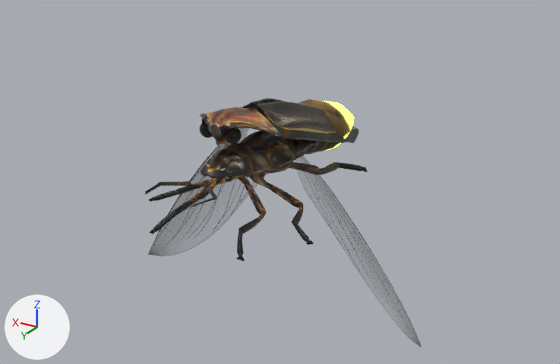
Two versions of the Blender file blender/firefly/firefly.blend, one commit apart.
One viewpoint serves both versions: a 50 mm camera at (-1.182, 1.915, 0.882) aimed at (-0.018, -0.024, -0.087). The lights are fixed; the arrows at lower left show +X, +Y and +Z. The picture after the commit comes second.

The first picture shows 'Body', 'Elytra_L', 'Eye_L', 'Eye_R', 'Head', 'Lantern', 'Legs', 'Wing_L', 'Wing_R' and 2 more.
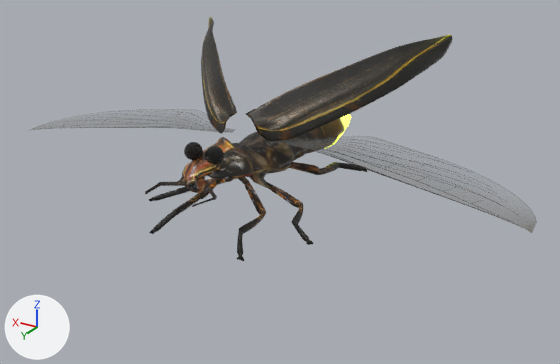
Commit message: update firefly

Not drawn themselves, but carrying or shaping drawn objects: ob_rig, ob_elytrapivot_r, ob_wingpivot_r, ob_elytrapivot_l, ob_wingpivot_l.

Where the newer file only moved an object's origin or applied its transform, the numbers keep the older frame.

What differs and where, as boxes [x1, y1, x2, y2] in the pictures (560 x 364 px):
'Elytra_L', moved, turned
    before: [256, 101, 359, 143]
    after: [246, 35, 453, 141]
'Head', reshaped
    before: [200, 107, 281, 144]
    after: [178, 137, 235, 193]
'Elytra_R', moved, turned (mostly hidden before)
    before: [242, 98, 286, 117]
    after: [201, 17, 237, 134]
'Wing_L', moved, turned
    before: [284, 139, 421, 347]
    after: [280, 136, 537, 233]
'Lantern', rescaled
    before: [299, 99, 354, 154]
    after: [318, 114, 351, 150]
'Wing_R', moved, turned
    before: [148, 128, 256, 256]
    after: [29, 109, 235, 133]
'Eye_L', moved, turned, rescaled
    before: [224, 127, 241, 144]
    after: [205, 146, 224, 165]
'Eye_R', moved, turned, rescaled
    before: [199, 124, 213, 138]
    after: [184, 142, 203, 160]
'Palp_L', moved, turned (not visible afterwards)
    before: [224, 141, 229, 149]
'Palp_R', moved, turned (not visible afterwards)
    before: [216, 141, 221, 148]

The change in detail:
me_head is used by ob_head; parent ob_rig; location (0.0, 0.0, 0.0).
me_head had 1014 vertices, 1454 faces and spanned x -0.117..0.122, y 0.178..0.367, z -0.006..0.118.
me_head now has 1014 vertices, 1454 faces and spans x -0.048..0.083, y 0.207..0.386, z -0.072..0.077.
me_head part 1: the whole mesh is multiplied about its middle by the matrix ((0.546, 0.068, 0.078), (-0.02, 0.971, 0.223), (-0.023, -0.229, 0.971)), then moved by (0.02, 0.024, -0.06).
Object 'Lantern' (ob_lantern) is rescaled from (1.0, 1.0, 1.0) to (0.821, 1.0, 0.935).
Object 'Rig' (ob_rig) moves from (0.00455, -0.00873, 0.00624) to (0.00414, 0.00332, 0.00353).
Object 'Rig' (ob_rig) turns from (25, -2, 1.1) to (12, 2.5, -1) degrees about x, y and z.
Object 'Eye_R' (ob_eye_r) moves from (0.0, 0.0, 0.0) to (-0.0046, -0.0168, 0.0165).
Object 'Eye_R' (ob_eye_r) is rescaled from (1.0, 1.0, 1.0) to (1.08, 1.08, 1.08).
Object 'Eye_L' (ob_eye_l) moves from (0.0, 0.0, 0.0) to (0.0113, -0.0174, 0.0162).
Object 'Eye_L' (ob_eye_l) is rescaled from (1.0, 1.0, 1.0) to (1.08, 1.08, 1.08).
Object 'ElytraPivot_R' (ob_elytrapivot_r) turns from (-5, 30, 2.2) to (-39, 46, 15) degrees about x, y and z.
Object 'WingPivot_R' (ob_wingpivot_r) turns from (8, 40, -36) to (-18, 5, 10) degrees about x, y and z.
Object 'ElytraPivot_L' (ob_elytrapivot_l) turns from (-5, -30, -2.2) to (-39, -46, -15) degrees about x, y and z.
Object 'WingPivot_L' (ob_wingpivot_l) turns from (8, -40, 36) to (-18, -5, -10) degrees about x, y and z.
